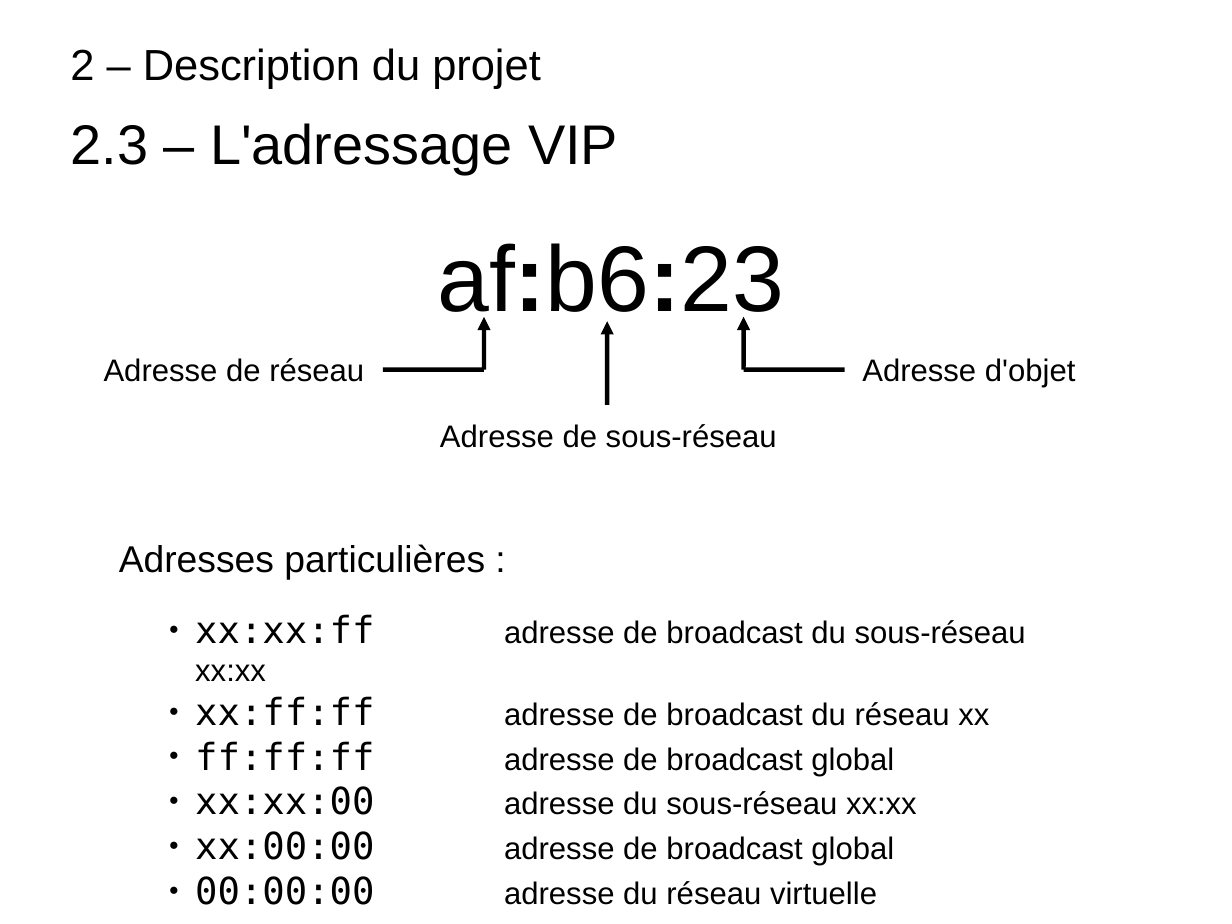
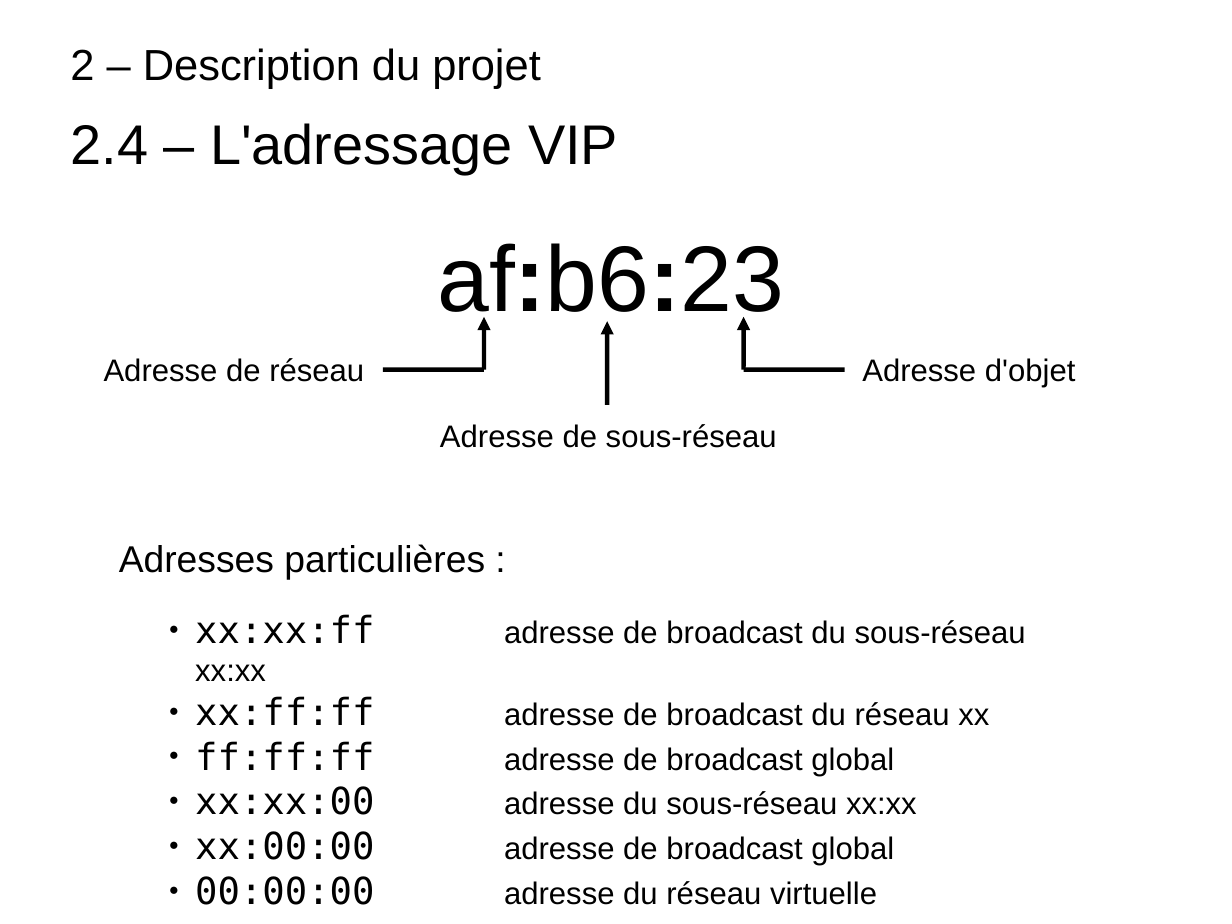
Before and after one commit to CyrillePierre/smartdevcom, a slide deck: slide 4 of doc/soutenance/part2.odp. Drawn at 1232x924 pixels with LibreOffice and Linux fonts; fonts in the diff are those of the drawing. Boxes give left, top, right and bottom in pixels: in the first picture for what was removed or moved away, otherwise in the second. Text is boxed around its words. In the diff, an @@ line names an element or a change of style, - is before the commit and + after.

```diff
--- a/doc/soutenance/part2.odp
+++ b/doc/soutenance/part2.odp
@@ title at bbox=[70, 123, 618, 174]: text changed @@
-2.3 – L'adressage VIP
+2.4 – L'adressage VIP
```
Also in this commit, not shown: 1 other slide changed, 2 slides added, 1 slide removed.
